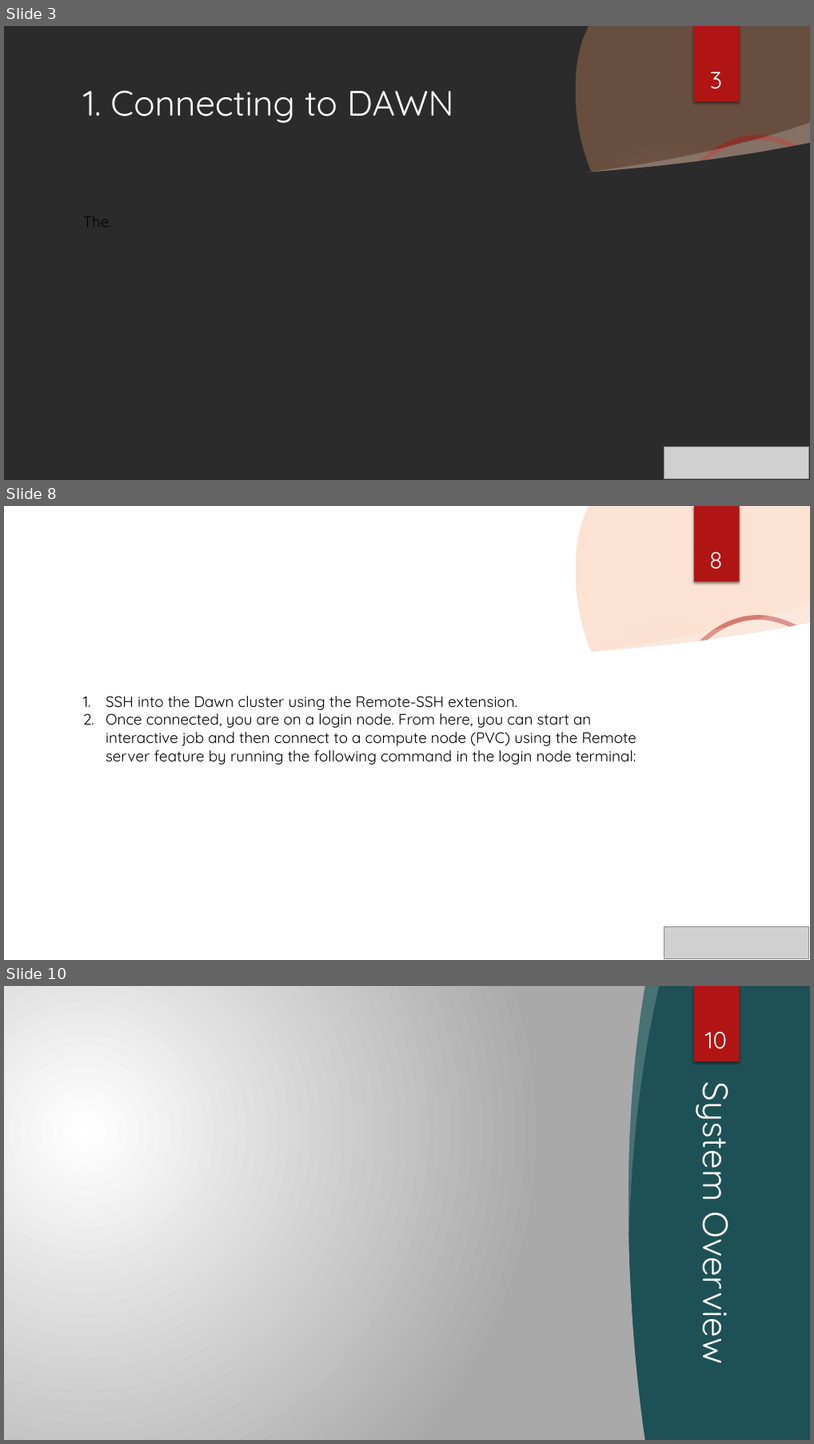
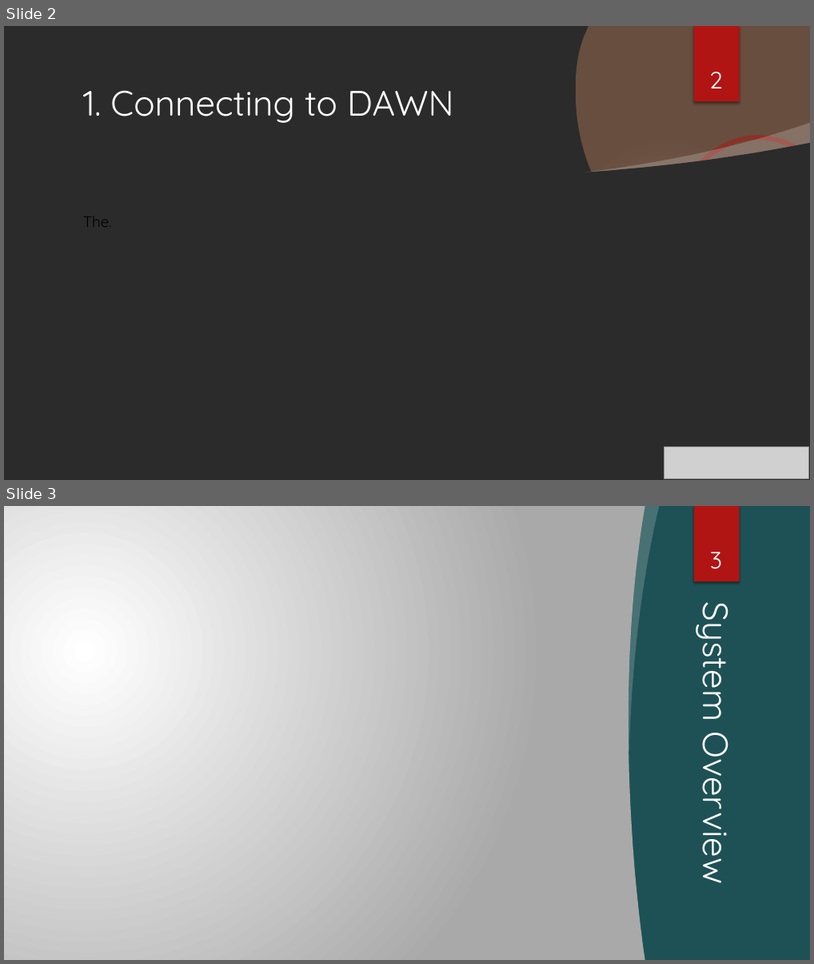
Before and after one commit to RSE-Cambridge/Intro-to-Dawn, a slide deck: Part3-PythonEnvironments/Slides/PyEnvs_onDAWN.pptx. Shown one above the other, each under a label of ours: slides 3, 8 and 10 before the commit, slides 2 and 3 after it; the slides between them are not shown. The pictures are 814x1444 and 814x964 pixels, drawn with LibreOffice and Linux fonts; fonts in the diff are those of the drawing; grey boxes stand for pictures; background and template pictures are left out; a plain dark background stands for a picture behind light text. Boxes give left, top, right and bottom in pixels: in the first picture for what was removed or moved away, otherwise in the second. Text is boxed around its words. In the diff, an @@ line names an element or a change of style, - is before the commit and + after.

Commit message:
VsCode tunnel on dawn
moved vscode on dawn

```diff
--- a/Part3-PythonEnvironments/Slides/PyEnvs_onDAWN.pptx
+++ b/Part3-PythonEnvironments/Slides/PyEnvs_onDAWN.pptx
@@ slide 8 removed at (x1=4, y1=506, x2=810, y2=960), background picture (left out); not listed: 4 template elements that a slide beside it also shows @@
@@ rectangle removed at (x1=694, y1=506, x2=740, y2=582) @@
@@ page number removed at (x1=710, y1=552, x2=723, y2=569) @@
-8
@@ freeform shape removed at (x1=4, y1=623, x2=810, y2=960) @@
@@ freeform shape removed at (x1=581, y1=603, x2=810, y2=657) @@
@@ title removed at (x1=83, y1=696, x2=348, y2=743) @@
-1. Connecting to DAWN
@@ text removed at (x1=106, y1=696, x2=637, y2=764) @@
-1. SSH into the Dawn cluster using the Remote-SSH extension.
-2. Once connected, you are on a login node. From here, you can start an interactive job and then connect to a compute node (PVC) using the Remote server feature by running the following command in the login node terminal:
@@ picture removed at (x1=665, y1=927, x2=810, y2=959) @@
@@ what was slide 3 is now slide 2 @@
@@ page number at (x1=710, y1=72, x2=723, y2=88): text changed @@
-3
+2
@@ what was slide 10 is now slide 3 @@
@@ page number at (x1=710, y1=552, x2=722, y2=569): text changed @@
-10
+3
```
Also in this commit, not shown: 1 slide changed, 6 other slides removed, 1 other file.
